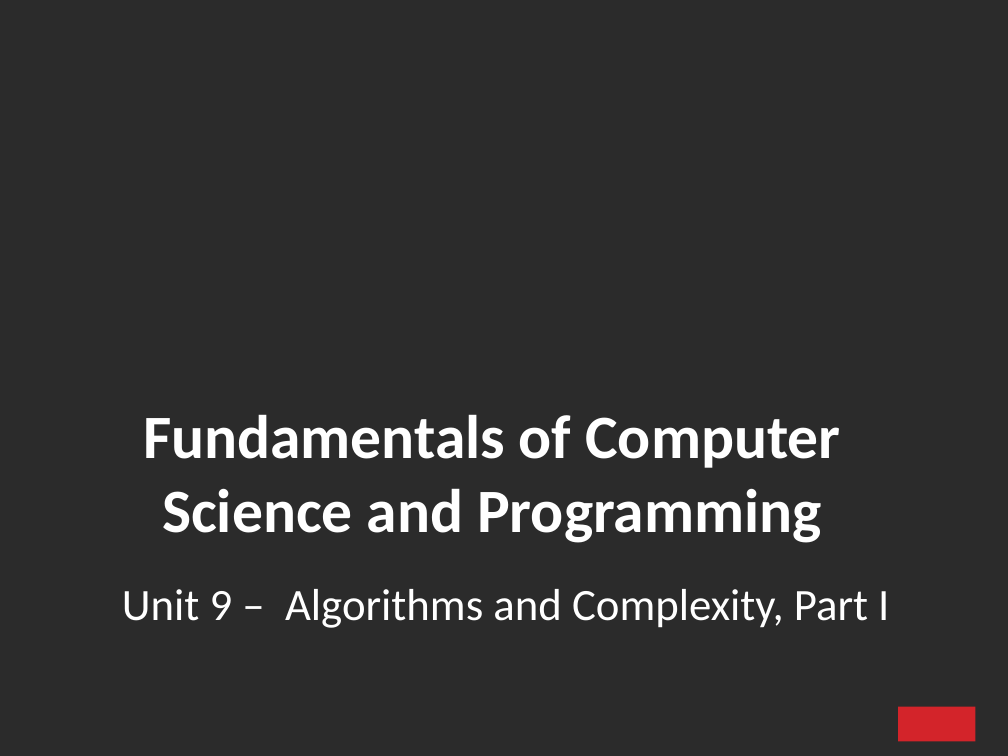
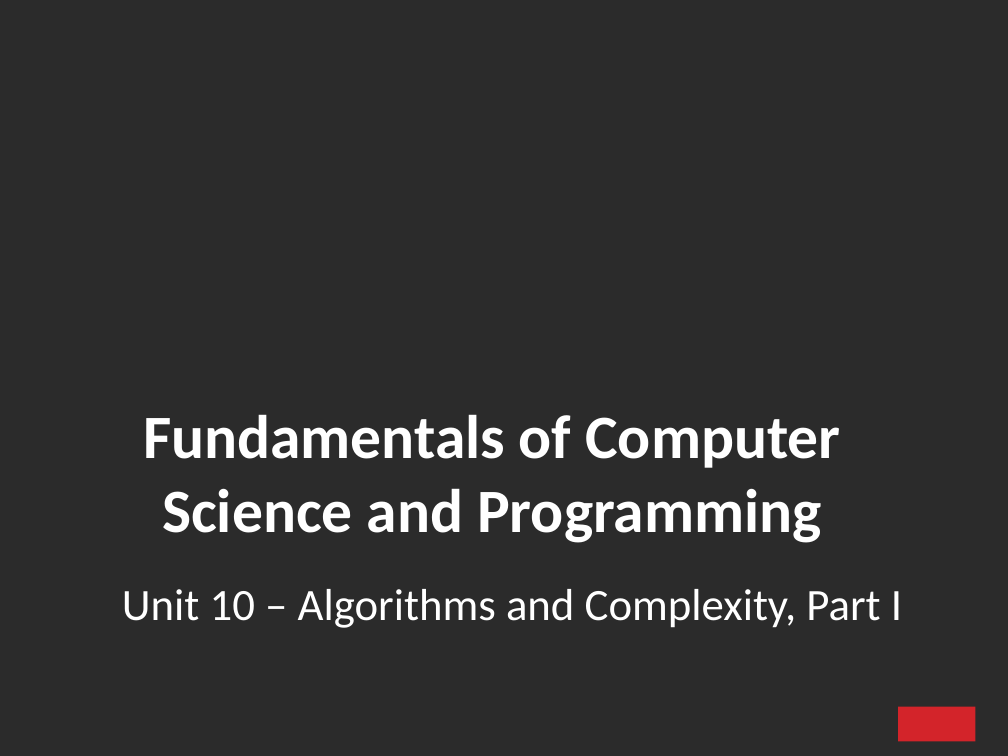
Before and after one commit to ifromm/fcsp, a slide deck: slide 1 of Slides/unit_10.pptx. Drawn at 1008x756 pixels with LibreOffice and Linux fonts; fonts in the diff are those of the drawing; background and template pictures are left out; a plain dark background stands for a picture behind light text. Boxes give left, top, right and bottom in pixels: in the first picture for what was removed or moved away, otherwise in the second. Text is boxed around its words. In the diff, an @@ line names an element or a change of style, - is before the commit and + after.

```diff
--- a/Slides/unit_10.pptx
+++ b/Slides/unit_10.pptx
@@ text at (122,589,902,628): text changed @@
-Unit 9 – Algorithms and Complexity, Part I
+Unit 10 – Algorithms and Complexity, Part I
```
Also in this commit, not shown: 2 other slides changed.
